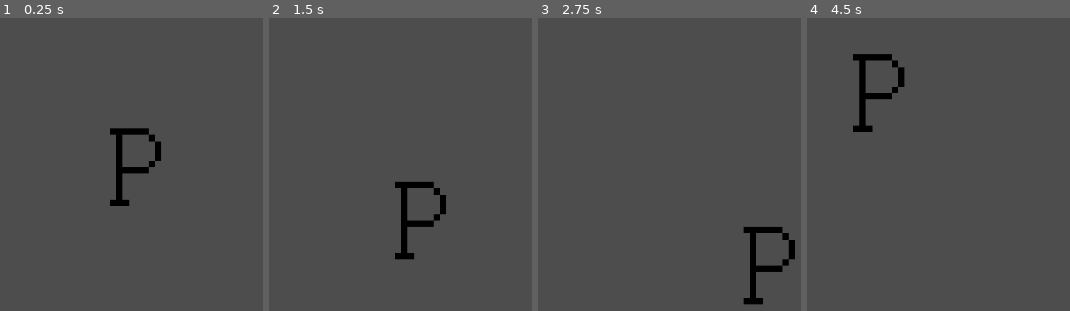
Above: before the commit, frames 1-4 (left to right).
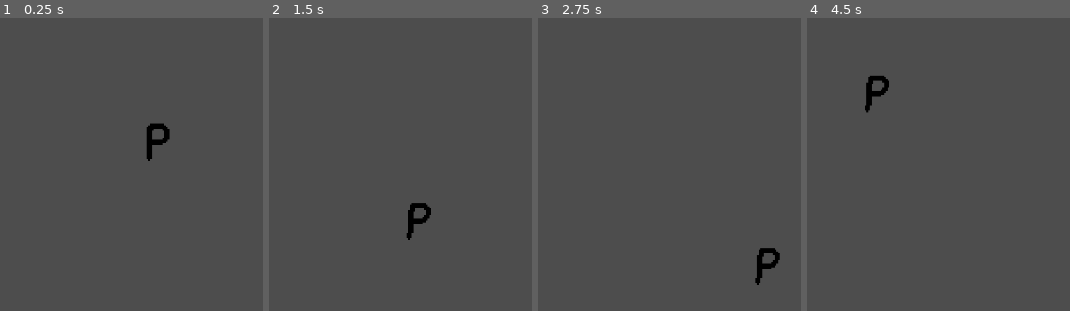
Above: after the commit, the same moments.

Repository: ligen131/equal_to_p
Game: Godot game, scene res://levels/test_level/test_level.tscn
Same seed, same stepped clock (60 frames per second), same inputs: the game is played once before the commit and once after it.
Inputs (mouse positions are in pixels of both pictures, inside the frame that each line leads up to):
- Up to frame 1 (0.25 s): no input
- Up to frame 2 (1.5 s): move the mouse to (outside the picture) at 0.52 s; click (outside the picture) at 0.67 s; drag from (379, 196) to (500, 264) at 1.27 s
- Up to frame 3 (2.75 s): tap Enter at 2 s; move the mouse to (outside the picture) at 2.02 s; click (outside the picture) at 2.17 s
- Up to frame 4 (4.5 s): tap Space at 2.75, 4.25 s; drag from (1038, 264) to (838, 108) at 2.77 s; tap Enter at 3.5 s; move the mouse to (outside the picture) at 3.52 s; click (outside the picture) at 3.67 s; drag from (838, 108) to (959, 61) at 4.27 s

The runs differ from the first frame. In frame 1, 2.0% of the frame differs, in the area x 41-65%, y 35-65%; in frame 2, 1.8%; in frame 3, 1.8%; in frame 4, 1.9%.

Commit message:
字符动画

Diff:
--- a/levels/test_level/test_level.tscn
+++ b/levels/test_level/test_level.tscn
@@ -6,5 +6,5 @@
 [node name="BaseLevel" instance=ExtResource("1_pi7md")]
 
 [node name="Word" parent="." index="0" instance=ExtResource("2_seq1m")]
-position = Vector2(380, 312)
-scale = Vector2(9.37125, 9.37125)
+position = Vector2(413.72, 274.72)
+scale = Vector2(1.2725, 1.2725)
--- a/objects/word/word.tscn
+++ b/objects/word/word.tscn
@@ -1,8 +1,55 @@
-[gd_scene load_steps=3 format=3 uid="uid://cl3vyq67tmtav"]
+[gd_scene load_steps=6 format=3 uid="uid://cl3vyq67tmtav"]
 
-[ext_resource type="Texture2D" uid="uid://bb3ab3fipgqs5" path="res://objects/word/P1.png" id="1_gmxg1"]
+[ext_resource type="Texture2D" uid="uid://4vf8j2o3jgbd" path="res://objects/word/P.png" id="1_so8y4"]
 [ext_resource type="Script" path="res://objects/word/word.gd" id="2_dw6fj"]
 
+[sub_resource type="Animation" id="Animation_3sis6"]
+resource_name = "p_animation"
+length = 1.2
+loop_mode = 1
+step = 0.3
+tracks/0/type = "value"
+tracks/0/imported = false
+tracks/0/enabled = true
+tracks/0/path = NodePath(".:frame")
+tracks/0/interp = 2
+tracks/0/loop_wrap = true
+tracks/0/keys = {
+"times": PackedFloat32Array(0, 0.3, 0.6, 0.9),
+"transitions": PackedFloat32Array(1, 1, 1, 1),
+"update": 1,
+"values": [0, 1, 2, 1]
+}
+
+[sub_resource type="Animation" id="Animation_ltpi1"]
+length = 0.001
+tracks/0/type = "value"
+tracks/0/imported = false
+tracks/0/enabled = true
+tracks/0/path = NodePath(".:frame")
+tracks/0/interp = 1
+tracks/0/loop_wrap = true
+tracks/0/keys = {
+"times": PackedFloat32Array(0),
+"transitions": PackedFloat32Array(1),
+"update": 1,
+"values": [0]
+}
+
+[sub_resource type="AnimationLibrary" id="AnimationLibrary_8phe8"]
+_data = {
+"RESET": SubResource("Animation_ltpi1"),
+"p_animation": SubResource("Animation_3sis6")
+}
+
 [node name="Word" type="Sprite2D"]
-texture = ExtResource("1_gmxg1")
+texture = ExtResource("1_so8y4")
+hframes = 2
+vframes = 2
 script = ExtResource("2_dw6fj")
+
+[node name="AnimationPlayer" type="AnimationPlayer" parent="."]
+libraries = {
+"": SubResource("AnimationLibrary_8phe8")
+}
+autoplay = "p_animation"
Binary file added: objects/word/P.png
Not shown, added: objects/word/P.png.import
